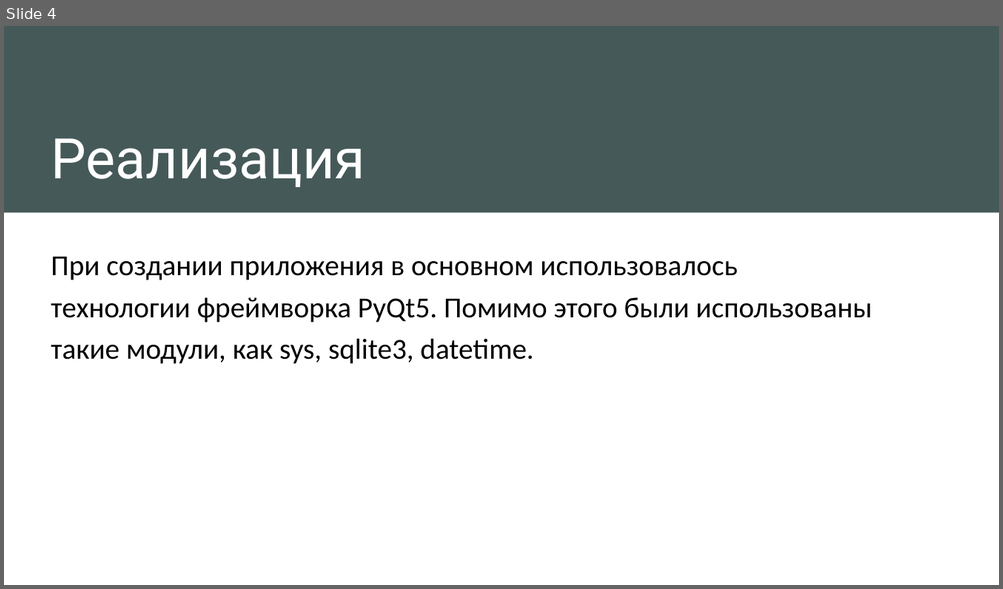
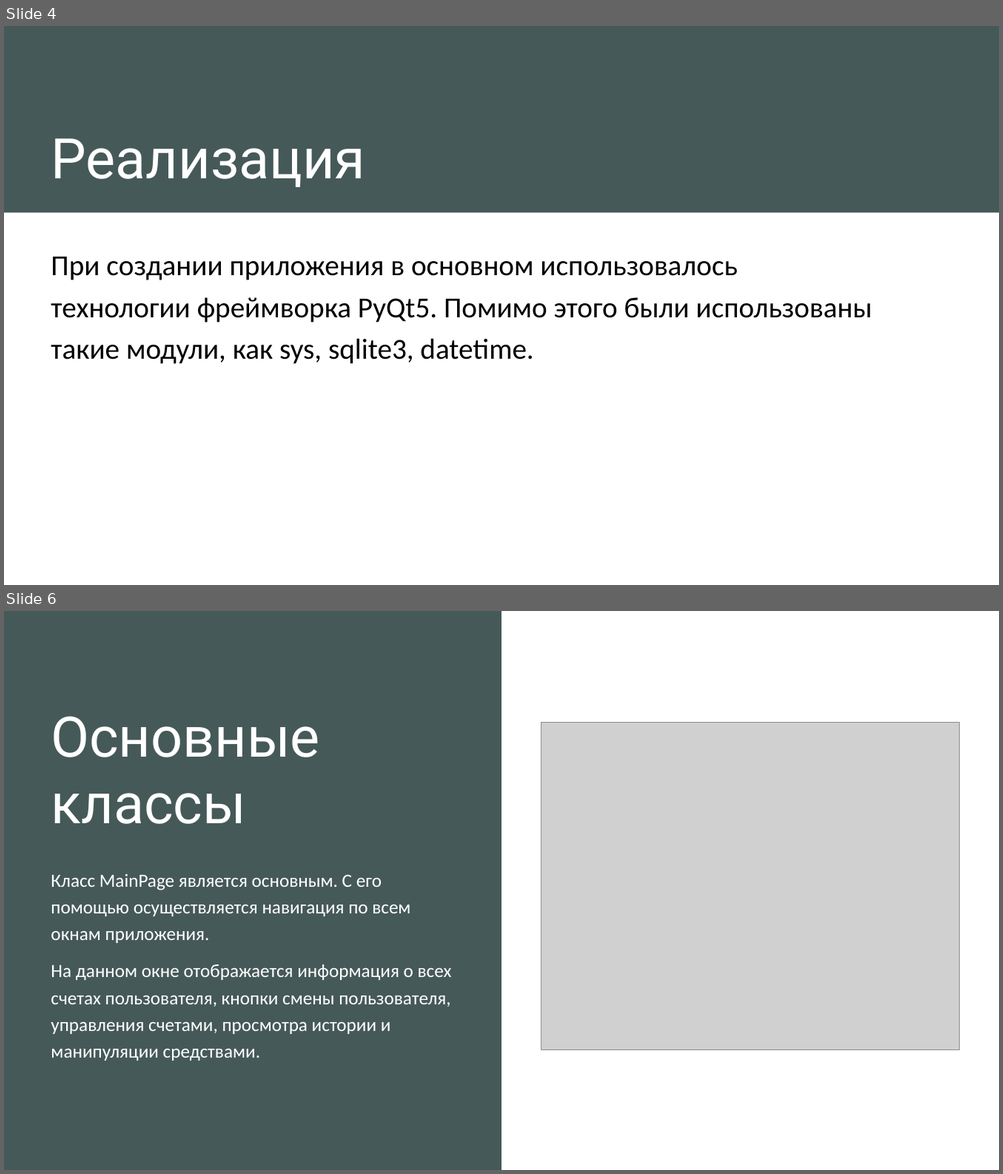
Before and after one commit to Ha4trueKa4/Qt_Project_VirtualWallet, a slide deck: Презентация.pptx. Shown one above the other, each under a label of ours: slide 4 before the commit, slides 4 and 6 after it; the slides between them are not shown. The pictures are 1003x589 and 1003x1174 pixels, drawn with LibreOffice and Linux fonts; fonts in the diff are those of the drawing; grey boxes stand for pictures. Boxes give left, top, right and bottom in pixels: in the first picture for what was removed or moved away, otherwise in the second. Text is boxed around its words. In the diff, an @@ line names an element or a change of style, - is before the commit and + after.

```diff
--- a/Презентация.pptx
+++ b/Презентация.pptx
@@ slide 6 added at [4,611,999,1170], background #FFFFFF; not listed: 1 template element that a slide beside it also shows @@
@@ rectangle added at [4,611,999,1170], fill #FFFFFF @@
@@ rectangle added at [4,611,502,1170], fill #465959 @@
@@ title added at [51,716,320,824], 54 pt, text #FFFFFF @@
+Основные классы
@@ picture added at [541,722,960,1051] @@
@@ text added at [51,874,452,1061], 18 pt, text #FFFFFF @@
+Класс MainPage является основным. С его помощью осуществляется навигация по всем окнам приложения.
+На данном окне отображается информация о всех счетах пользователя, кнопки смены пользователя, управления счетами, просмотра истории и манипуляции средствами.
```
Also in this commit, not shown: 4 slides changed, 2 other slides added, 12 other files.
